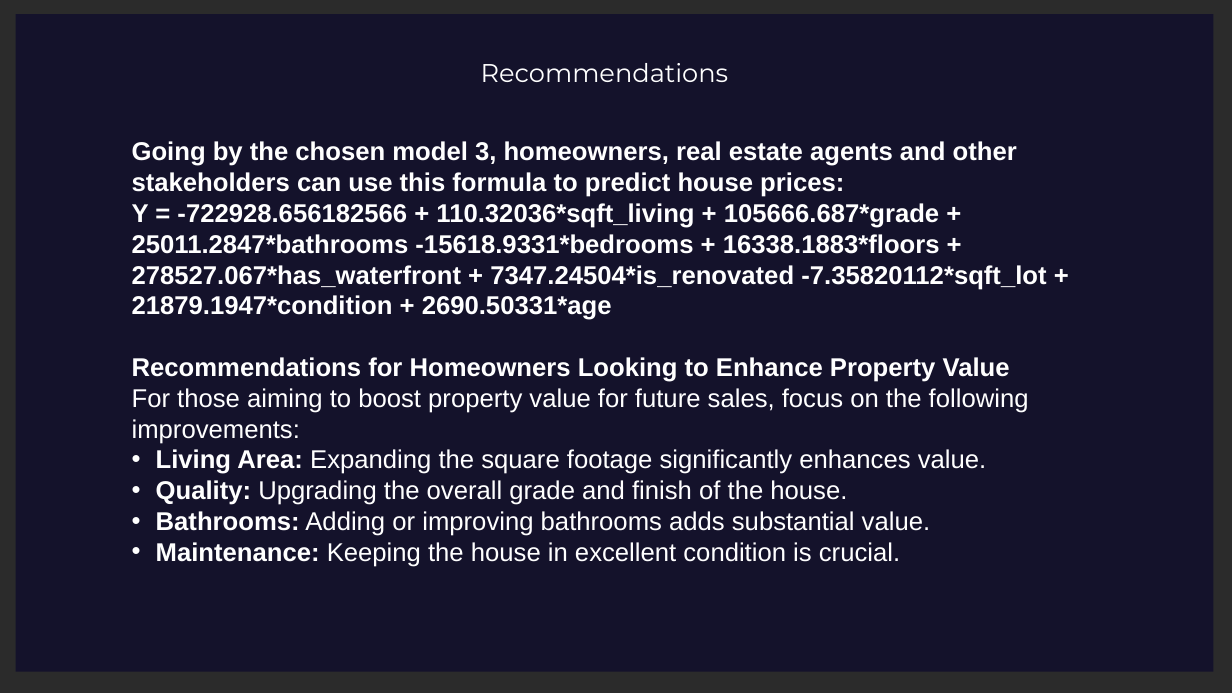
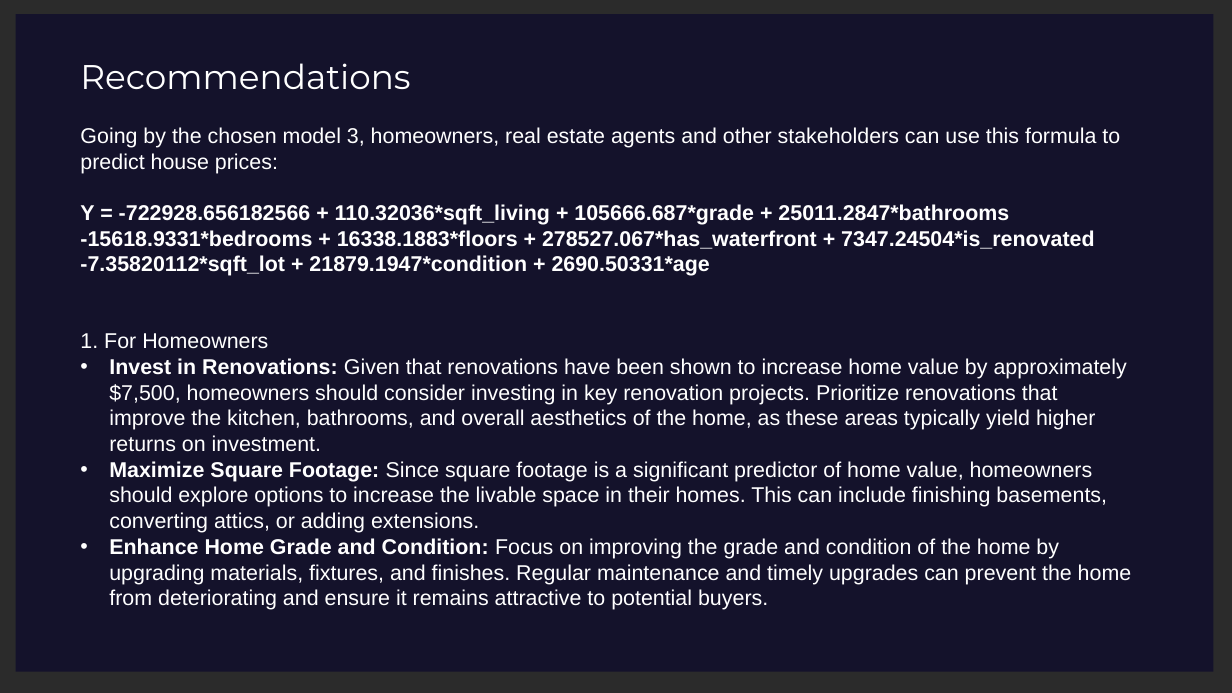
Before and after one commit to Leila-Nyambura/king-county-house-price-prediction-LRM, a slide deck: slide 22 of Northwestern-County-Homes-Regression-Modelling-Project-Presentation.pptx (slide 23 before the commit). Drawn at 1232x693 pixels with LibreOffice and Linux fonts; fonts in the diff are those of the drawing; background and template pictures are left out; a plain dark background stands for a picture behind light text. Boxes give left, top, right and bottom in pixels: in the first picture for what was removed or moved away, otherwise in the second. Text is boxed around its words. In the diff, an @@ line names an element or a change of style, - is before the commit and + after.

```diff
--- a/Northwestern-County-Homes-Regression-Modelling-Project-Presentation.pptx
+++ b/Northwestern-County-Homes-Regression-Modelling-Project-Presentation.pptx
@@ text "Recommendations": place and size @@
-text "Recommendations" at box(481, 63, 729, 82)
+text "Recommendations" at box(80, 63, 410, 89)
@@ text "Recommendations" at box(80, 63, 410, 89): size 24 to 32 pt @@
@@ text "Going by the chosen model ...": place and size @@
-text "Going by the chosen model ..." at box(132, 141, 1046, 567)
+text "Going by the chosen model ..." at box(80, 127, 1132, 610)
@@ text at box(80, 127, 1120, 276): size 24 to 20 pt in "Going by the chosen model 3, homeowners, ...", "Y = -722928.656182566 + 110.32036*sqft_living + 105666.687*g ..."; bold off in "Going by the chosen model 3, homeowners, ..." @@
@@ text at box(80, 333, 1132, 610): text changed; size 24 to 20 pt @@
-Recommendations for Homeowners Looking to Enhance Property Value
-For those aiming to boost property value for future sales, focus on the following improvements:
-• Living Area: Expanding the square footage significantly enhances value.
-• Quality: Upgrading the overall grade and finish of the house.
-• Bathrooms: Adding or improving bathrooms adds substantial value.
-• Maintenance: Keeping the house in excellent condition is crucial.
+1. For Homeowners
+• Invest in Renovations: Given that renovations have been shown to increase home value by approximately $7,500, homeowners should consider investing in key renovation projects. Prioritize renovations that improve the kitchen, bathrooms, and overall aesthetics of the home, as these areas typically yield higher returns on investment.
+• Maximize Square Footage: Since square footage is a significant predictor of home value, homeowners should explore options to increase the livable space in their homes. This can include finishing basements, converting attics, or adding extensions.
+• Enhance Home Grade and Condition: Focus on improving the grade and condition of the home by upgrading materials, fixtures, and finishes. Regular maintenance and timely upgrades can prevent the home from deteriorating and ensure it remains attractive to potential buyers.
```
Also in this commit, not shown: 23 other slides changed, 3 slides removed, 1 other file.
